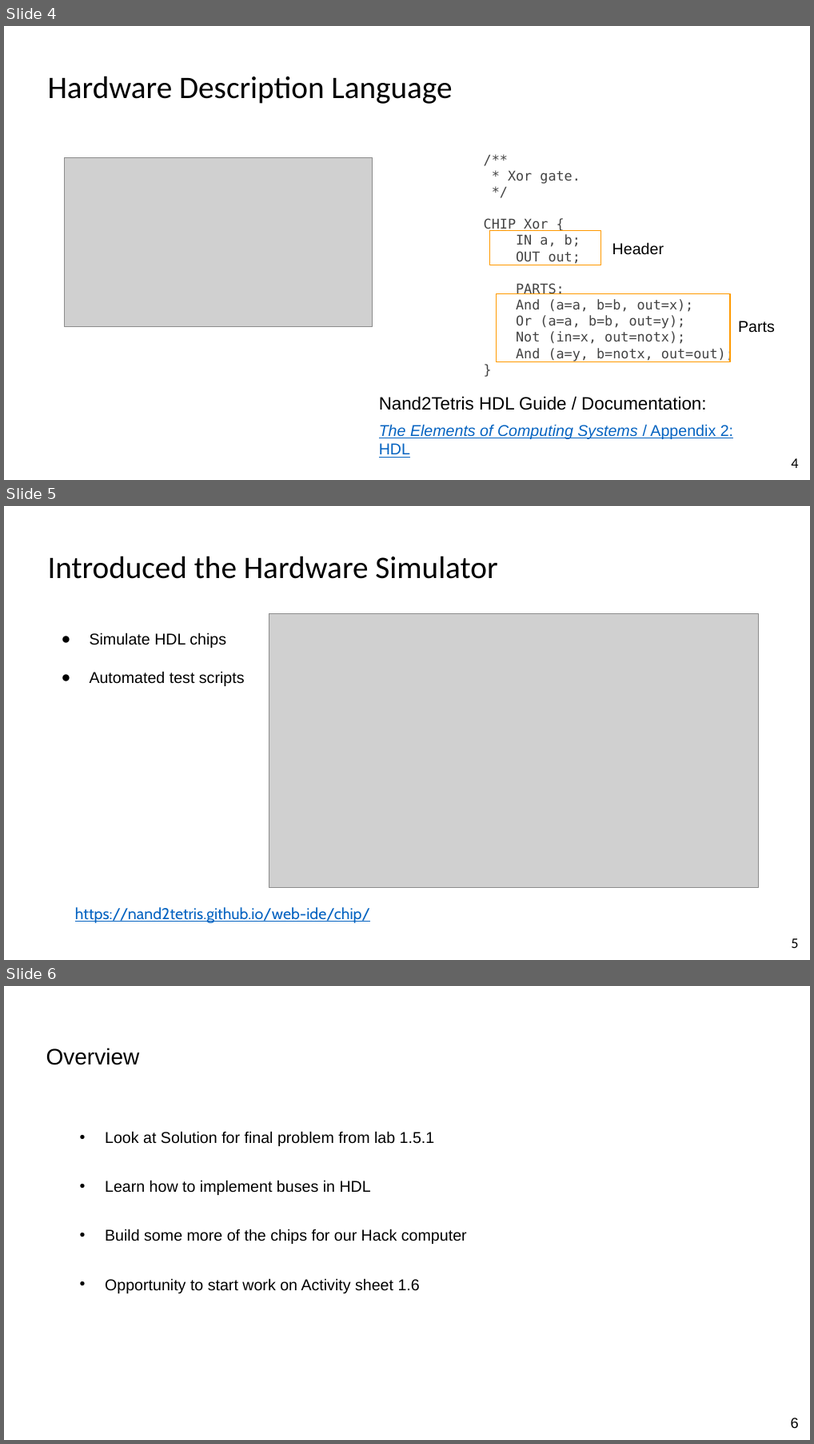
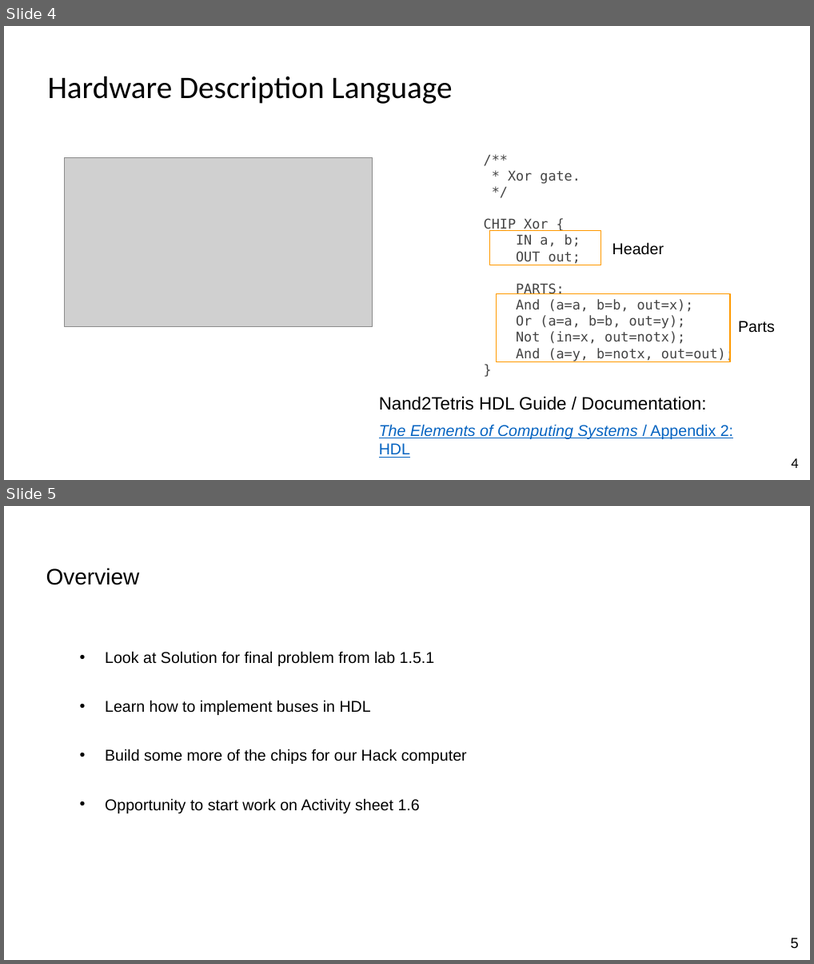
Before and after one commit to vcboy1/Leeds, a slide deck: 26fall/1860/Lecture/Week1.5/Lab 1.5.2 HDL & CAD LAB 2.pptx. Shown one above the other, each under a label of ours: slides 4, 5 and 6 before the commit, slides 4 and 5 after it. The pictures are 814x1444 and 814x964 pixels, drawn with LibreOffice and Linux fonts; fonts in the diff are those of the drawing; grey boxes stand for pictures; background and template pictures are left out. Boxes give left, top, right and bottom in pixels: in the first picture for what was removed or moved away, otherwise in the second. Text is boxed around its words. In the diff, an @@ line names an element or a change of style, - is before the commit and + after.

```diff
--- a/26fall/1860/Lecture/Week1.5/Lab 1.5.2 HDL & CAD LAB 2.pptx
+++ b/26fall/1860/Lecture/Week1.5/Lab 1.5.2 HDL & CAD LAB 2.pptx
@@ slide 5 removed at [4, 506, 810, 960], background picture (left out) @@
@@ text removed at [48, 556, 498, 579] @@
-Introduced the Hardware Simulator
@@ picture removed at [269, 614, 758, 888] @@
@@ text removed at [90, 632, 245, 686] @@
-● Simulate HDL chips
-● Automated test scripts
@@ text removed at [75, 907, 370, 923] @@
-https://nand2tetris.github.io/web-ide/chip/
@@ page number removed at [791, 938, 798, 948] @@
-5
@@ what was slide 6 is now slide 5 @@
@@ page number at [791, 937, 799, 948]: text changed @@
-6
+5
```
Also in this commit, not shown: 13 slides changed, 5 slides added, 7 other files.
